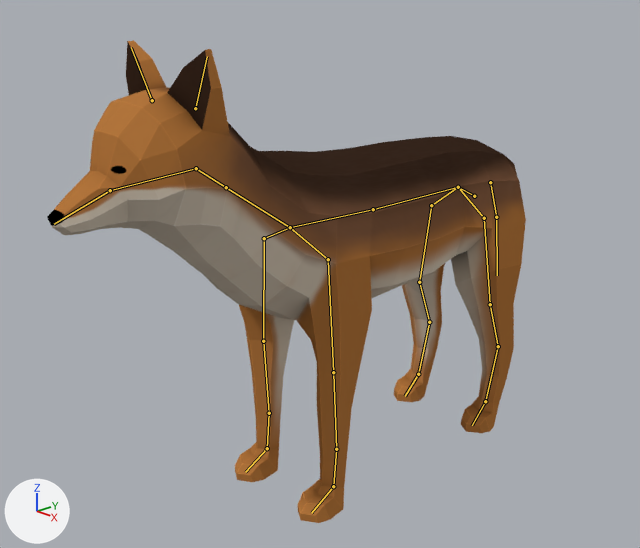
Before and after pictures for a commit that changed the Blender file Assets/Art/3D/Coyote/Coyotye_Blender.blend.
Before and after are seen from a 50 mm camera at (3.79, -4.07, 3.25) aimed at (-0.19, -0.27, 1.33). Lighting does not change. The marker at lower left points along +X, +Y and +Z. The picture after the commit comes second. Both versions are drawn at frame 1 of the action 'Coyotye_Jump'; the numbers are the values there. The bones that change, and the others that lie on the model, are drawn over the model as lines.

The first picture shows 'Coyote'.
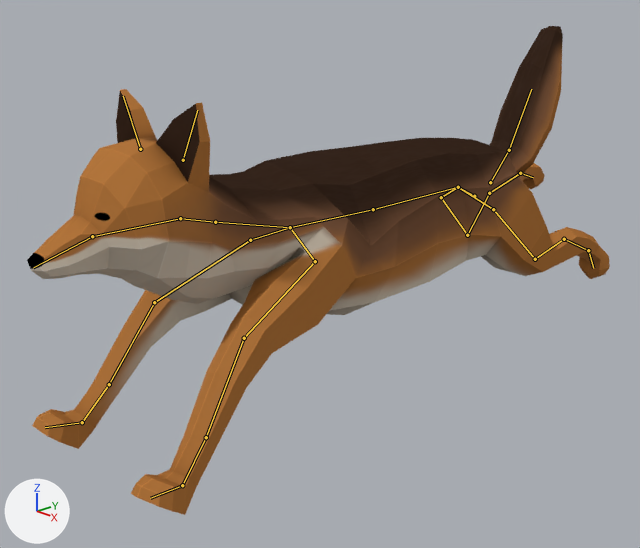
Patch to the scene script:
```diff
--- a/Assets/Art/3D/Coyote/Coyotye_Blender.blend.py
+++ b/Assets/Art/3D/Coyote/Coyotye_Blender.blend.py
@@ bone_neck @@
 bone_neck = bpy.data.objects['Armature'].pose.bones['Neck']  # child of 'Spine.001'
-bone_neck.rotation_quaternion = (1.0, 0.0, 0.0, 0.0)  # degrees (0, 0, 0)
+bone_neck.rotation_quaternion = (0.985, 0.173, 0.0, 0.0)  # degrees (20, 0, 0)
@@ bone_head @@
 bone_head = bpy.data.objects['Armature'].pose.bones['Head']  # child of 'Neck.001'
-bone_head.rotation_quaternion = (1.0, 0.0, 0.0, 0.0)  # degrees (0, 0, 0)
+bone_head.rotation_quaternion = (0.977, -0.211, 0.0, 0.0)  # degrees (-24, 0, 0)
@@ bone_frontleg_001_r @@
 bone_frontleg_001_r = bpy.data.objects['Armature'].pose.bones['FrontLeg.001.R']  # child of 'Spine.001'
-bone_frontleg_001_r.rotation_quaternion = (1.0, 0.0, 0.0, 0.0)  # degrees (0, 0, 0)
+bone_frontleg_001_r.rotation_quaternion = (0.927, -0.169, 0.334, -0.016)  # degrees (-24, 38, -10)
@@ bone_frontleg_002_r @@
 bone_frontleg_002_r = bpy.data.objects['Armature'].pose.bones['FrontLeg.002.R']  # child of 'FrontLeg.001.R'
-bone_frontleg_002_r.rotation_quaternion = (1.0, 0.0, 0.0, 0.0)  # degrees (0, 0, 0)
+bone_frontleg_002_r.rotation_quaternion = (0.976, -0.211, 0.04, 0.042)  # degrees (-24, 6, 4)
@@ bone_frontleg_003_r @@
 bone_frontleg_003_r = bpy.data.objects['Armature'].pose.bones['FrontLeg.003.R']  # child of 'FrontLeg.002.R'
-bone_frontleg_003_r.rotation_quaternion = (1.0, 0.0, 0.0, 0.0)  # degrees (0, 0, 0)
+bone_frontleg_003_r.rotation_quaternion = (0.968, 0.249, 0.0, 0.0)  # degrees (29, 0, 0)
@@ bone_frontleg_001_l @@
 bone_frontleg_001_l = bpy.data.objects['Armature'].pose.bones['FrontLeg.001.L']  # child of 'Spine.001'
-bone_frontleg_001_l.rotation_quaternion = (1.0, 0.0, 0.0, 0.0)  # degrees (0, 0, 0)
+bone_frontleg_001_l.rotation_quaternion = (0.931, -0.164, -0.326, 0.015)  # degrees (-23, -37, 10)
@@ bone_frontleg_002_l @@
 bone_frontleg_002_l = bpy.data.objects['Armature'].pose.bones['FrontLeg.002.L']  # child of 'FrontLeg.001.L'
-bone_frontleg_002_l.rotation_quaternion = (1.0, 0.0, 0.0, 0.0)  # degrees (0, 0, 0)
+bone_frontleg_002_l.rotation_quaternion = (0.963, -0.247, -0.077, -0.07)  # degrees (-28, -11, -6)
@@ bone_frontleg_003_l @@
 bone_frontleg_003_l = bpy.data.objects['Armature'].pose.bones['FrontLeg.003.L']  # child of 'FrontLeg.002.L'
-bone_frontleg_003_l.rotation_quaternion = (1.0, 0.0, 0.0, 0.0)  # degrees (0, 0, 0)
+bone_frontleg_003_l.rotation_quaternion = (0.96, 0.278, 0.01, -0.009)  # degrees (32, 1, -1)
@@ bone_backleg_001_r @@
 bone_backleg_001_r = bpy.data.objects['Armature'].pose.bones['BackLeg.001.R']  # child of 'Hip'
-bone_backleg_001_r.rotation_quaternion = (1.0, 0.0, 0.0, 0.0)  # degrees (0, 0, 0)
+bone_backleg_001_r.rotation_quaternion = (0.947, 0.196, -0.256, 0.002)  # degrees (25, -29, -6)
@@ bone_backleg_002_r @@
 bone_backleg_002_r = bpy.data.objects['Armature'].pose.bones['BackLeg.002.R']  # child of 'BackLeg.001.R'
-bone_backleg_002_r.rotation_quaternion = (1.0, 0.0, 0.0, 0.0)  # degrees (0, 0, 0)
+bone_backleg_002_r.rotation_quaternion = (0.996, 0.093, -0.014, 0.0)  # degrees (11, -2, 0)
@@ bone_backleg_003_r @@
 bone_backleg_003_r = bpy.data.objects['Armature'].pose.bones['BackLeg.003.R']  # child of 'BackLeg.002.R'
-bone_backleg_003_r.rotation_quaternion = (1.0, 0.0, 0.0, 0.0)  # degrees (0, 0, 0)
+bone_backleg_003_r.rotation_quaternion = (0.82, 0.572, 0.0, 0.0)  # degrees (70, 0, 0)
@@ bone_tail @@
 bone_tail = bpy.data.objects['Armature'].pose.bones['Tail']  # child of 'Hip'
-bone_tail.rotation_quaternion = (1.0, 0.0, 0.0, 0.0)  # degrees (0, 0, 0)
+bone_tail.rotation_quaternion = (0.536, 0.844, 0.0, 0.0)  # degrees (115, 0, 0)
@@ bone_tail_001 @@
 bone_tail_001 = bpy.data.objects['Armature'].pose.bones['Tail.001']  # child of 'Tail'
-bone_tail_001.rotation_quaternion = (1.0, 0.0, 0.0, 0.0)  # degrees (0, 0, 0)
+bone_tail_001.rotation_quaternion = (0.968, 0.25, 0.0, 0.0)  # degrees (29, 0, 0)
@@ bone_backleg_001_l @@
 bone_backleg_001_l = bpy.data.objects['Armature'].pose.bones['BackLeg.001.L']  # child of 'Hip'
-bone_backleg_001_l.rotation_quaternion = (1.0, 0.0, 0.0, 0.0)  # degrees (0, 0, 0)
+bone_backleg_001_l.rotation_quaternion = (0.946, 0.196, 0.257, -0.002)  # degrees (25, 29, 6)
@@ bone_backleg_002_l @@
 bone_backleg_002_l = bpy.data.objects['Armature'].pose.bones['BackLeg.002.L']  # child of 'BackLeg.001.L'
-bone_backleg_002_l.rotation_quaternion = (1.0, 0.0, 0.0, 0.0)  # degrees (0, 0, 0)
+bone_backleg_002_l.rotation_quaternion = (0.999, 0.05, 0.007, 0.0)  # degrees (6, 1, 0)
@@ bone_backleg_003_l @@
 bone_backleg_003_l = bpy.data.objects['Armature'].pose.bones['BackLeg.003.L']  # child of 'BackLeg.002.L'
-bone_backleg_003_l.rotation_quaternion = (1.0, 0.0, 0.0, 0.0)  # degrees (0, 0, 0)
+bone_backleg_003_l.rotation_quaternion = (0.95, 0.313, 0.0, 0.0)  # degrees (37, 0, 0)
```

Where the change shows, as pixel boxes [x1, y1, x2, y2] in the pictures (640 x 548 px):
'Coyote', posed (22% wider): before [47, 40, 526, 523]; after [27, 26, 610, 515]
bone 'Neck', root to tip: before (290, 227) to (226, 187); after (290, 227) to (215, 222)
bone 'Head', root to tip: before (196, 168) to (110, 190); after (180, 218) to (92, 236)
bone 'FrontLeg.001.R', root to tip: before (290, 227) to (264, 238); after (290, 227) to (250, 240)
bone 'FrontLeg.002.R', root to tip: before (264, 238) to (263, 341); after (250, 240) to (154, 302)
bone 'FrontLeg.003.R', root to tip: before (263, 341) to (269, 413); after (154, 302) to (109, 384)
bone 'FrontLeg.001.L', root to tip: before (290, 227) to (328, 259); after (290, 227) to (315, 261)
bone 'FrontLeg.002.L', root to tip: before (328, 259) to (333, 372); after (315, 261) to (244, 338)
bone 'FrontLeg.003.L', root to tip: before (333, 372) to (336, 449); after (244, 338) to (206, 437)
bone 'BackLeg.001.R', root to tip: before (458, 187) to (431, 205); after (458, 187) to (441, 197)
bone 'BackLeg.002.R', root to tip: before (431, 205) to (419, 282); after (441, 197) to (467, 235)
bone 'BackLeg.003.R', root to tip: before (419, 282) to (429, 322); after (467, 235) to (489, 193)
bone 'Tail', root to tip: before (490, 182) to (496, 217); after (490, 182) to (509, 150)
bone 'Tail.001', root to tip: before (496, 217) to (497, 275); after (509, 150) to (531, 89)
bone 'BackLeg.001.L', root to tip: before (458, 187) to (484, 218); after (458, 187) to (493, 209)
bone 'BackLeg.002.L', root to tip: before (484, 218) to (490, 304); after (493, 209) to (535, 259)
bone 'BackLeg.003.L', root to tip: before (490, 304) to (498, 346); after (535, 259) to (564, 239)
